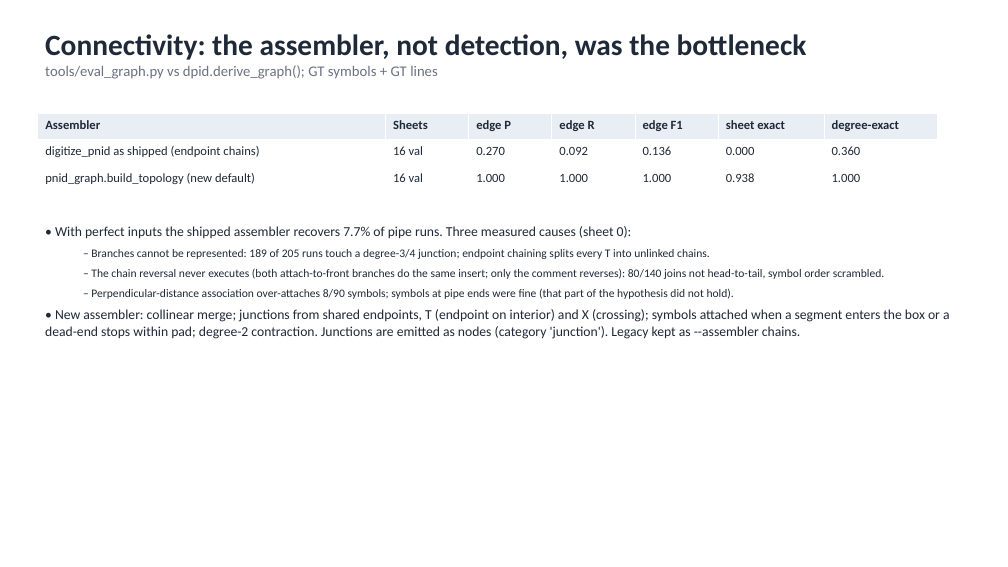
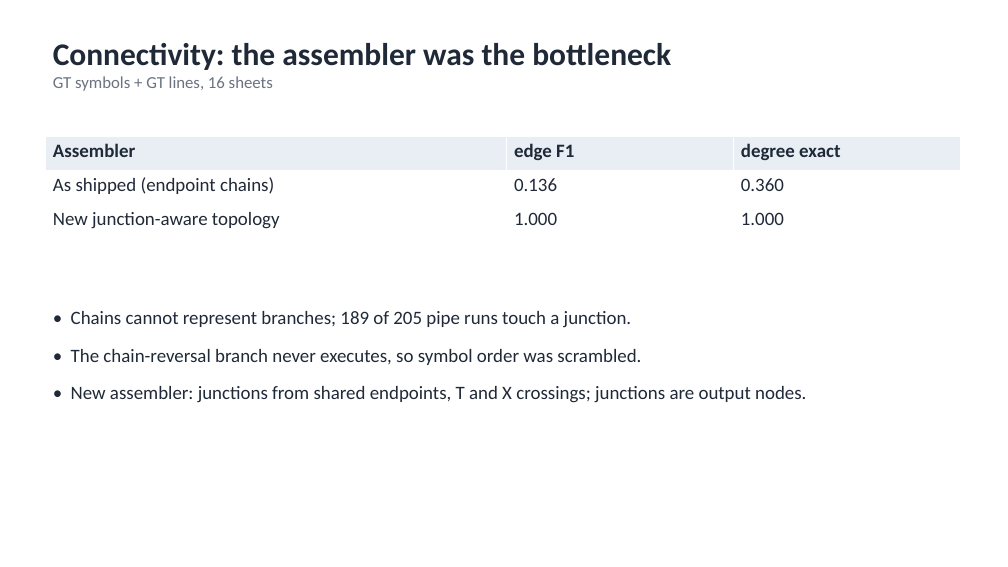
Before and after one commit to WeiKangda/PnIDAgent, a slide deck: slide 9 of weekly_update/2026-09-21_pipeline_accuracy_update.pptx. Drawn at 1008x567 pixels with LibreOffice and Linux fonts; fonts in the diff are those of the drawing. Boxes give left, top, right and bottom in pixels: in the first picture for what was removed or moved away, otherwise in the second. Text is boxed around its words. In the diff, an @@ line names an element or a change of style, - is before the commit and + after.

```diff
--- a/weekly_update/2026-09-21_pipeline_accuracy_update.pptx
+++ b/weekly_update/2026-09-21_pipeline_accuracy_update.pptx
@@ text at (53, 43, 671, 91): text changed; size 14 to 30 pt; text colour #6B7280 to #1F2937; bold on @@
-Connectivity: the assembler, not detection, was the bottleneck
-tools/eval_graph.py vs dpid.derive_graph(); GT symbols + GT lines
+Connectivity: the assembler was the bottleneck
+GT symbols + GT lines, 16 sheets
@@ table at (45, 136, 960, 238) @@
-column 1: Assembler | digitize_pnid as shipped (endpoint chains) | pnid_graph.build_topology (new default)
-column 2: Sheets | 16 val | 16 val
-column 3: edge P | 0.270 | 1.000
-column 4: edge R | 0.092 | 1.000
+column 1: Assembler | As shipped (endpoint chains) | New junction-aware topology
-column 6: sheet exact | 0.000 | 0.938
-column 7: degree-exact | 0.360 | 1.000
+column 3: degree exact | 0.360 | 1.000
@@ table: place and size @@
-table at (38, 113, 938, 193)
+table at (45, 136, 960, 238)
@@ text at (71, 311, 806, 403): text changed; size 11 to 18 pt @@
-• With perfect inputs the shipped assembler recovers 7.7% of pipe runs. Three measured causes (sheet 0):
-  – Branches cannot be represented: 189 of 205 runs touch a degree-3/4 junction; endpoint chaining splits every T into unlinked chains.
-  – The chain reversal never executes (both attach-to-front branches do the same insert; only the comment reverses): 80/140 joins not head-to-tail, symbol order scrambled.
-  – Perpendicular-distance association over-attaches 8/90 symbols; symbols at pipe ends were fine (that part of the hypothesis did not hold).
-• New assembler: collinear merge; junctions from shared endpoints, T (endpoint on interior) and X (crossing); symbols attached when a segment enters the box or a dead-end stops within pad; degree-2 contraction. Junctions are emitted as nodes (category 'junction'). Legacy kept as --assembler chains.
+• Chains cannot represent branches; 189 of 205 pipe runs touch a junction.
+• The chain-reversal branch never executes, so symbol order was scrambled.
+• New assembler: junctions from shared endpoints, T and X crossings; junctions are output nodes.
```
Also in this commit, not shown: 12 other slides changed, 1 slide added, 1 slide removed, 1 other file.
